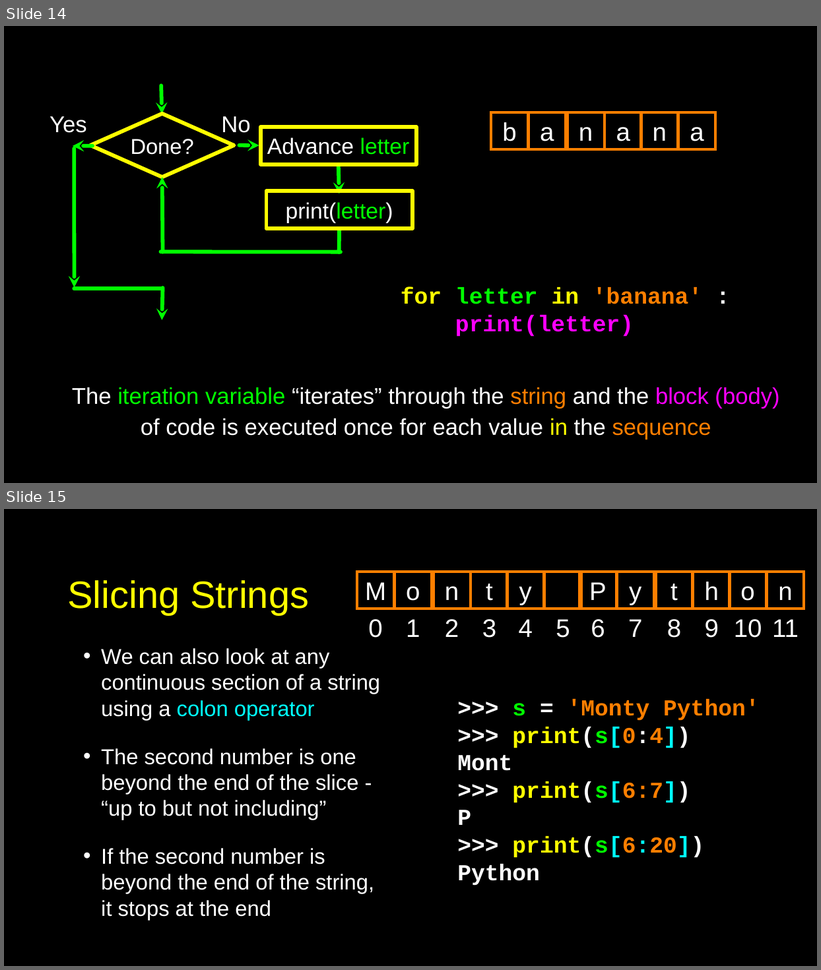
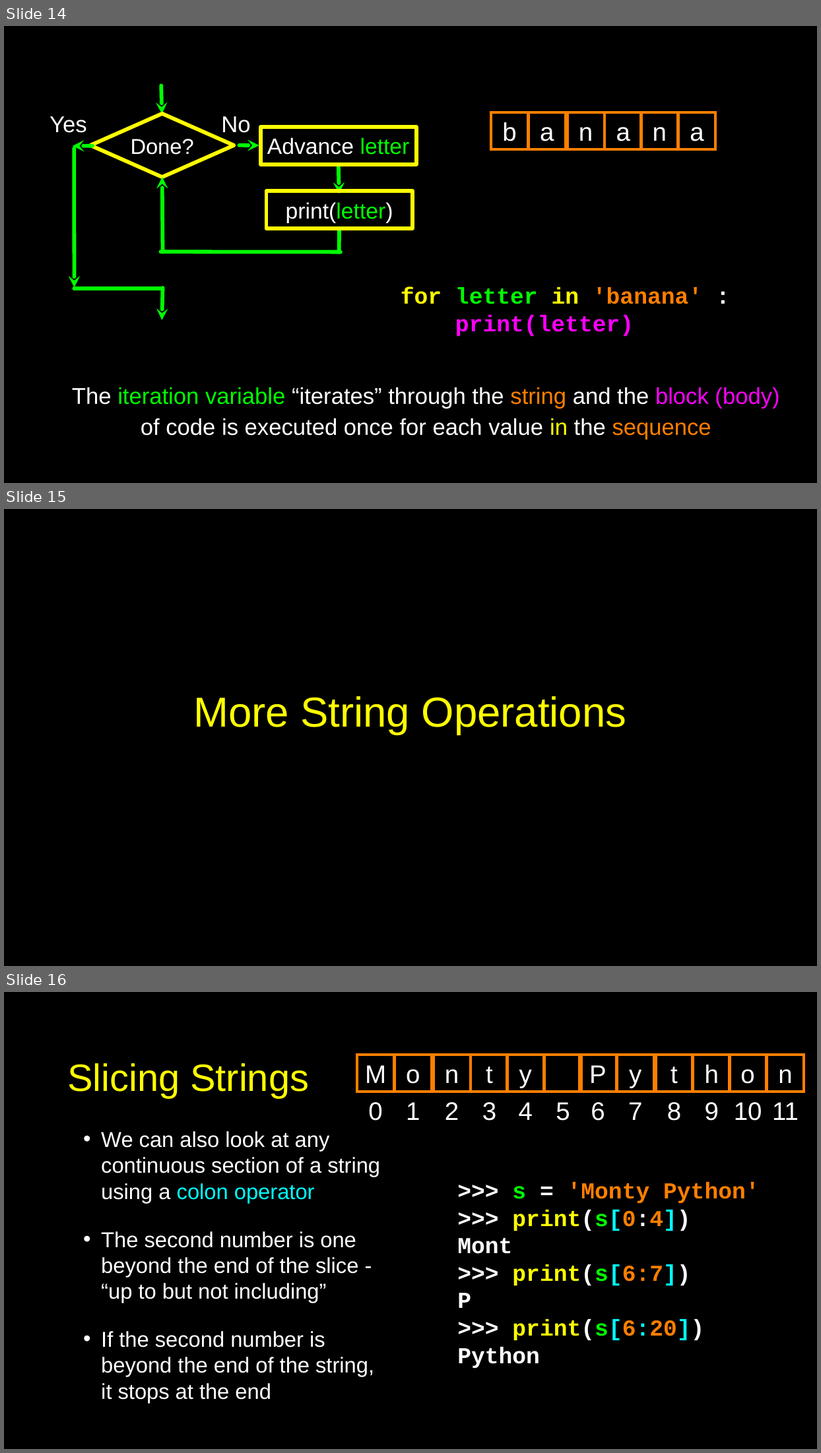
Before and after one commit to csev/py4e, a slide deck: lectures3/Pythonlearn-06-Strings.pptx. Shown one above the other, each under a label of ours: slides 14 and 15 before the commit, slides 14, 15 and 16 after it. The pictures are 821x970 and 821x1453 pixels, drawn with LibreOffice and Linux fonts; fonts in the diff are those of the drawing. Boxes give left, top, right and bottom in pixels: in the first picture for what was removed or moved away, otherwise in the second. Text is boxed around its words. In the diff, an @@ line names an element or a change of style, - is before the commit and + after.

Commit message:
Strings.

```diff
--- a/lectures3/Pythonlearn-06-Strings.pptx
+++ b/lectures3/Pythonlearn-06-Strings.pptx
@@ slide 15 added at <box>4,509,817,966</box>, background #000000; not listed: 1 template element that a slide beside it also shows @@
@@ title added at <box>193,696,627,735</box>, 66 pt, text #FFFF00 @@
+More String Operations
@@ what was slide 15 is now slide 16 @@
```
Also in this commit, not shown: 1 slide changed, 1 other slide added, 1 other file.
